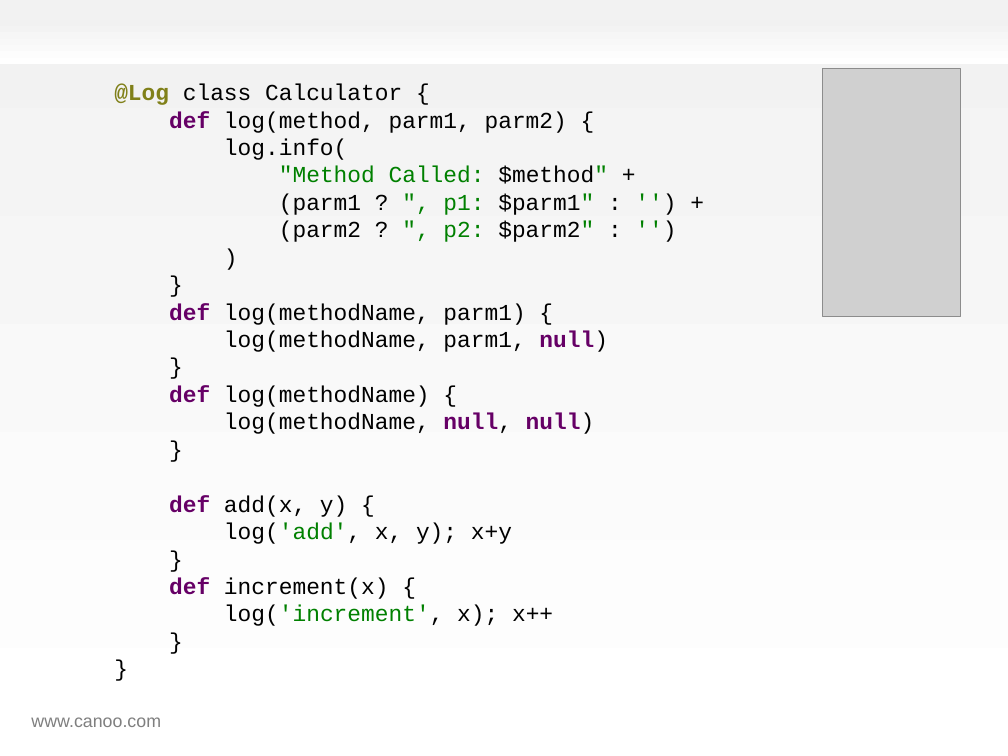
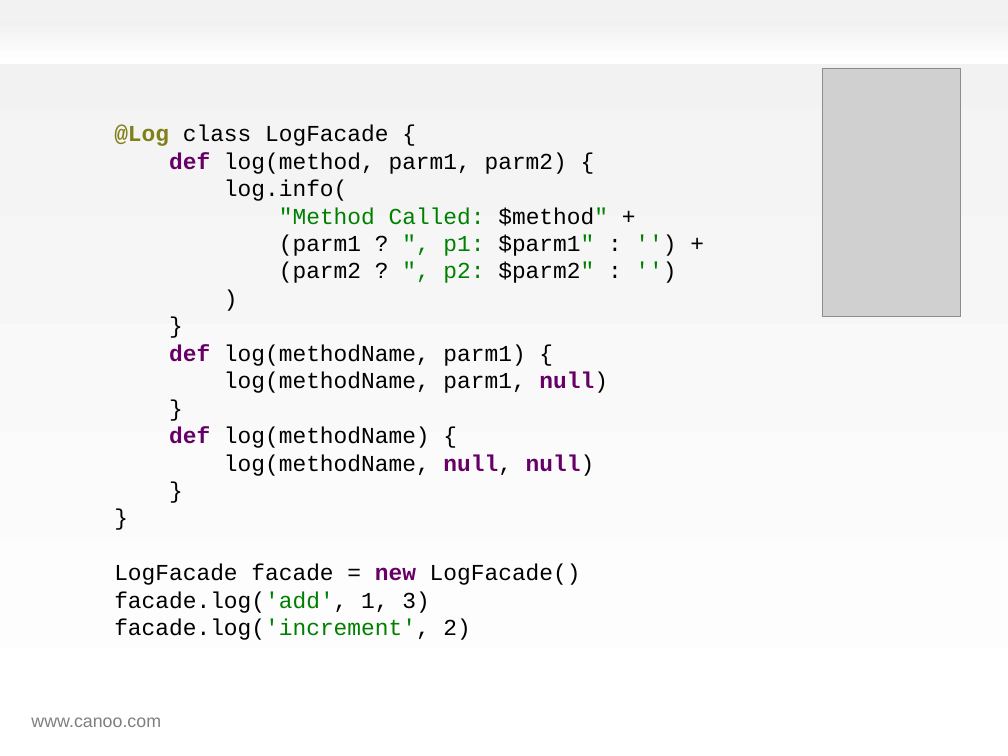
Before and after one commit to HamletDRC/presentations, a slide deck: slide 39 of effectivegroovy/effectivegroovy_gr82011.odp. Drawn at 1008x756 pixels with LibreOffice and Linux fonts; fonts in the diff are those of the drawing; grey boxes stand for pictures; background and template pictures are left out. Boxes give left, top, right and bottom in pixels: in the first picture for what was removed or moved away, otherwise in the second. Text is boxed around its words. In the diff, an @@ line names an element or a change of style, - is before the commit and + after.

```diff
--- a/effectivegroovy/effectivegroovy_gr82011.odp
+++ b/effectivegroovy/effectivegroovy_gr82011.odp
@@ text at <box>114,125,608,640</box>: text changed @@
-@Log class Calculator {
-def log(method, parm1, parm2) {
-log.info(
-"Method Called: $method" +
-(parm1 ? ", p1: $parm1" : '') +
-(parm2 ? ", p2: $parm2" : '')
-)
-}
-def log(methodName, parm1) {
-log(methodName, parm1, null)
-}
-def log(methodName) {
-log(methodName, null, null)
-}
-def add(x, y) {
-log('add', x, y); x+y
-}
-def increment(x) {
-log('increment', x); x++
-}
-}
+@Log class LogFacade {
+def log(method, parm1, parm2) {
+log.info(
+"Method Called: $method" +
+(parm1 ? ", p1: $parm1" : '') +
+(parm2 ? ", p2: $parm2" : '')
+)
+}
+def log(methodName, parm1) {
+log(methodName, parm1, null)
+}
+def log(methodName) {
+log(methodName, null, null)
+}
+}
+LogFacade facade = new LogFacade()
+facade.log('add', 1, 3)
+facade.log('increment', 2)
```
Also in this commit, not shown: 9 other slides changed, 35 slides added, 5 other files.
